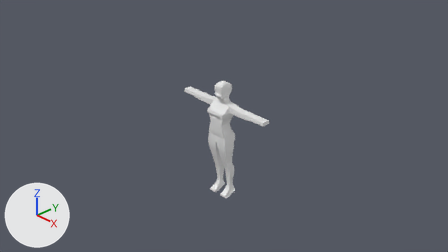
An edit to the Blender file samus.blend, drawn before and after from the same camera.
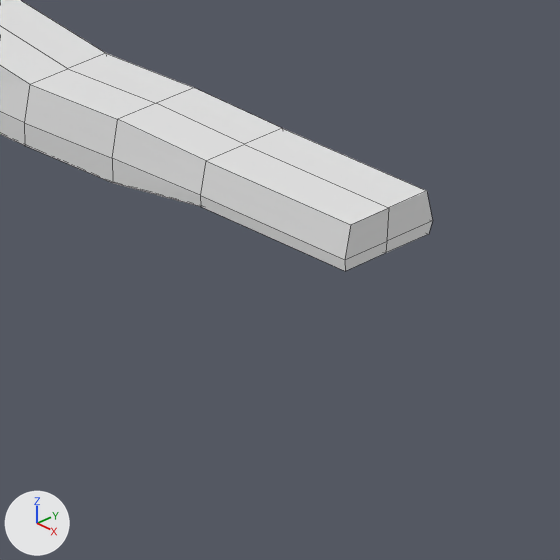
The first picture shows the older version from the file's camera 'Camera'. The close-ups show both versions on the part from 53% to 62% of the width and 42% to 59% of the height of that picture; other places that the commit changed are outside them. Arrows for +X, +Y and +Z are at lower left; the lights stay in place. The close-ups show mesh edges as thin lines.
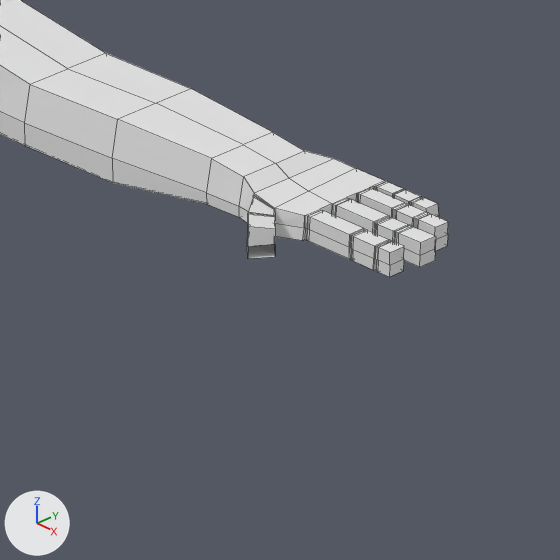
Location of each change, [x1, y1, x2, y2] in pixels of the close-ups (560 x 560 px):
'Cube', reshaped
    before: [0, 0, 433, 271]
    after: [0, 0, 448, 277]
part 1 of me_cube_001, built on
    before: [115, 88, 433, 271]
    after: [115, 89, 448, 277]

The change, as a diff of the scene's bpy script:
```diff
--- a/samus.blend.py
+++ b/samus.blend.py
@@ me_cube_001 @@
 # used by ob_cube; location = (0.0, 0.0, 0.0); scale = (-0.125, -0.125, -0.125)
-me_cube_001.from_pydata(...)  # 362 vertices, 335 faces, 2 loose edges; spans x -8.1..0.0, y -0.9..1.8, z -6.5..11.6
+me_cube_001.from_pydata(...)  # 799 vertices, 764 faces, 2 loose edges; spans x -8.6..0.0, y -1.0..1.8, z -6.5..11.6
+# me_cube_001 part 1: 9 vertices moved from x -8.1..-4.8, y -0.9..0.5, z -3.0..-2.5 to x -6.7..-4.8, y -0.7..0.4, z -3.0..-2.5; 7 vertices removed from x -8.1..-6.1, y -0.9..0.5, z -3.0..-2.5; 436 vertices added at x -8.6..-6.1, y -1.0..1.0, z -2.9..-2.5
```
